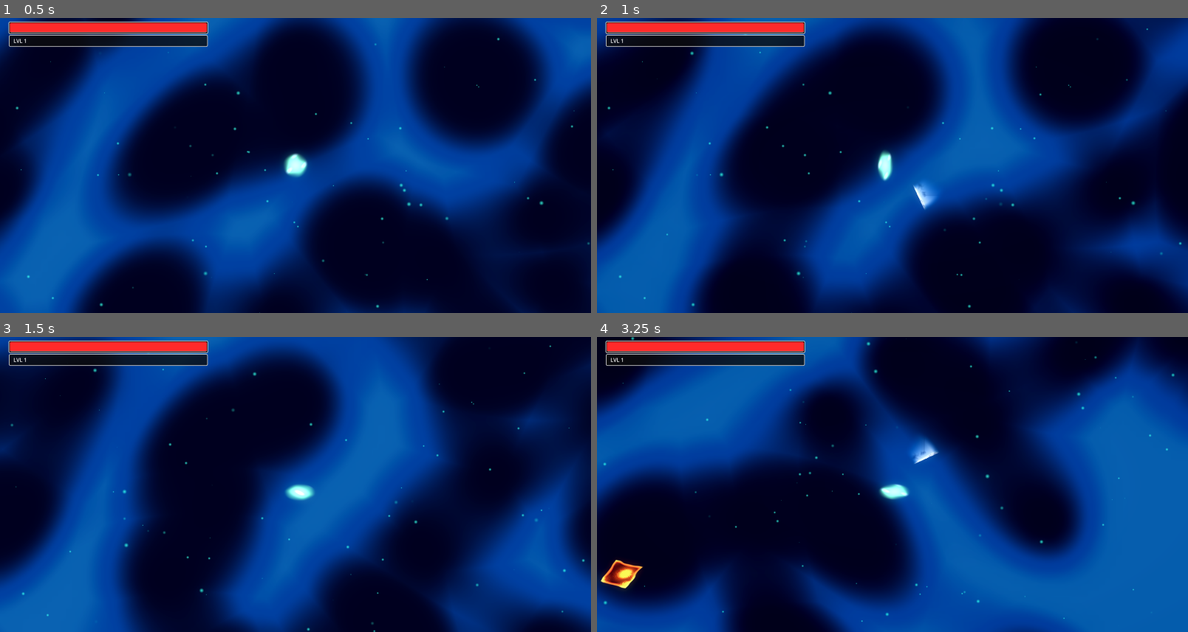
Above: before the commit, frames 1-4 (two rows, left to right).
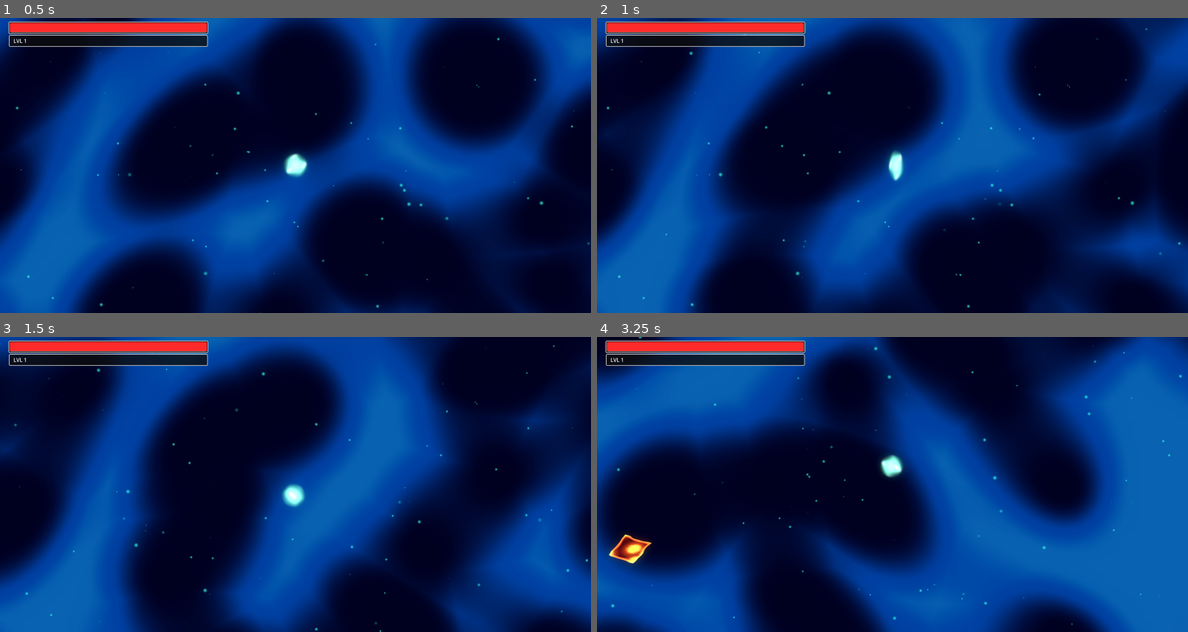
Above: after the commit, the same moments.

Repository: vinids86/aliensurvivors
Game: Godot game, scene res://scenes/game_manager.tscn
The game is run twice, just before and just after one commit, with the same random seed, the same clock (stepped at 60 frames per second) and the same inputs. The engine's default icon, where the game draws it, is replaced by a stand-in: a white triangle on a blue panel in a dark square. Sound files missing from this copy of the repository are replaced by a short silence.
Inputs (mouse positions are in pixels of both pictures, inside the frame that each line leads up to):
- Up to frame 1 (0.5 s): no input
- Up to frame 2 (1 s): tap Enter (ui_accept) at 0.5, 0.77 s; move the mouse to (1022, 150) at 0.52 s; hold Right (ui_right) from 0.53 s (still down); click (1022, 150) at 0.67 s
- Up to frame 3 (1.5 s): move the mouse to (177, 499) at 1.27 s; release Right (ui_right) at 1.28 s; hold Down (ui_down) from 1.28 s (still down); click (177, 499) at 1.42 s
- Up to frame 4 (3.25 s): tap Enter (ui_accept) at 1.52, 3.02 s; move the mouse to (951, 419) at 2.02 s; release Down (ui_down) at 2.03 s; hold Right (ui_right) 2.03-2.78 s; click (951, 419) at 2.17 s; move the mouse to (862, 543) at 2.77 s; hold Up (ui_up) from 2.78 s (still down); click (862, 543) at 2.92 s

Frame 1 is identical in both runs. In frame 2, 0.8% of the frame differs, in the area x 1-99%, y 3-100%; in frame 3, 0.6%; in frame 4, 50%, in the area x 0-100%, y 0-100%.

Commit message:
weapon manager

Diff:
--- a/scenes/player.tscn
+++ b/scenes/player.tscn
@@ -11,6 +11,7 @@
 [ext_resource type="Script" uid="uid://xwe7slciw4dk" path="res://scripts/health_component.gd" id="9_ur7pv"]
 [ext_resource type="Script" uid="uid://b8fqfu2bbgmi6" path="res://scripts/experience_component.gd" id="10_y4r1p"]
 [ext_resource type="Script" uid="uid://8bly4o2y656c" path="res://scripts/movement_controller.gd" id="11_d2wvv"]
+[ext_resource type="Script" uid="uid://shosuodasynd" path="res://scripts/weapon_manager.gd" id="12_3v2ag"]
 
 [sub_resource type="Resource" id="Resource_dqkch"]
 script = ExtResource("2_qhqgy")
@@ -35,9 +36,6 @@
 collision_mask = 10
 script = ExtResource("1_g2els")
 stats = SubResource("Resource_dqkch")
-basic_attack_card = ExtResource("3_smehm")
-special_attack_card = ExtResource("3_qhqgy")
-current_attack_behavior = ExtResource("3_qhqgy")
 magnet_area_shape = NodePath("MagnetArea/CollisionShape2D")
 sprite_ref = NodePath("Visuals/Sprite2D")
 body_shader = ExtResource("4_dqkch")
@@ -79,4 +77,12 @@
 body = NodePath("..")
 stats = ExtResource("2_qhqgy")
 
+[node name="WeaponManager" type="Node" parent="." node_paths=PackedStringArray("body")]
+unique_name_in_owner = true
+script = ExtResource("12_3v2ag")
+body = NodePath("..")
+stats = ExtResource("2_qhqgy")
+basic_attack_card = ExtResource("3_smehm")
+special_attack_card = ExtResource("3_qhqgy")
+
 [connection signal="area_entered" from="MagnetArea" to="." method="_on_magnet_area_entered"]
--- a/scripts/player_controller.gd
+++ b/scripts/player_controller.gd
@@ -1,11 +1,12 @@
 class_name PlayerController extends CharacterBody2D
 
 ## Controlador principal da entidade Jogador.
-## Refatorado: Física extraída para MovementController. Fix timing do recuo no ataque.
+## Refatorado: Ataque movido para WeaponManager. Física no MovementController.
 
 # --- SINAIS ---
+# Restaurado para compatibilidade com os AttackCards (Melee/Projectile)
 signal on_attack_triggered(context_data: Dictionary)
-# Mantidos para compatibilidade
+
 signal on_hit_received(source: Node, damage: float)
 signal on_level_up(current_level: int)
 signal on_xp_collected(amount: float)
@@ -16,29 +17,23 @@
 @onready var health_component: HealthComponent = %HealthComponent
 @onready var experience_component: ExperienceComponent = %ExperienceComponent
 @onready var movement_controller: MovementController = %MovementController
+@onready var weapon_manager: WeaponManager = %WeaponManager
 
 @export var stats: StatsConfig
-
-@export_group("Combat Arsenal")
-@export var basic_attack_card: AttackBehaviorCard
-@export var special_attack_card: AttackBehaviorCard
-@export var current_attack_behavior: AttackBehaviorCard # Legacy
 
 # --- CONFIGURAÇÃO FÍSICA ---
 @export_group("Physics Params")
-@export var self_knockback_force: float = 500.0 # Usado no recoil do ataque
+@export var self_knockback_force: float = 500.0
 @export var self_knockback_duration: float = 0.15
 @export var magnet_area_shape: CollisionShape2D
 
-# --- AUDIO E VISUAL ---
+# --- VISUAL E AUDIO ---
 @export_group("Visuals")
 @export var sprite_ref: Sprite2D
 @export var body_shader: Shader
 @export var color_head: Color = Color("4fffa0")
 @export var color_damage: Color = Color("ff2a2a")
 @export var color_dash: Color = Color(0.2, 1.0, 1.0)
-
-@export_group("Audio")
 @export var audio_player: AudioStreamPlayer2D
 @export var sfx_hurt: AudioStream
 @export var sfx_dash: AudioStream
@@ -46,12 +41,6 @@
 # --- ESTADO INTERNO ---
 enum State { NORMAL, ATTACKING, KNOCKED_BACK, DASHING }
 var _state: State = State.NORMAL
-
-# Cooldowns de Ataque (Dash foi movido)
-var _attack_timers = {
-	"basic": 0.0,
-	"special": 0.0
-}
 
 # Controle Visual
 var _visual_rotation: float = 0.0
@@ -60,7 +49,6 @@
 var _shader_material: ShaderMaterial
 var _tween_body: Tween
 var _shader_time_accum: float = 0.0
-var _current_agitation: float = 1.0
 
 # Getters de Compatibilidade
 var _current_health: float:
@@ -77,7 +65,7 @@
 # ==============================================================================
 
 func _ready() -> void:
-	if not movement_controller: push_error("Player: %MovementController não encontrado!")
+	if not weapon_manager: push_error("Player: %WeaponManager não encontrado!")
 
 	_initialize_components()
 	_initialize_visuals()
@@ -85,9 +73,7 @@
 
 func _physics_process(delta: float) -> void:
 	_time_alive += delta
-	_process_attack_timers(delta)
-
-	_sync_state_with_physics()
+	_sync_state_with_components()
 
 	match _state:
 		State.NORMAL:       _state_logic_normal(delta)
@@ -102,14 +88,15 @@
 # STATE MANAGEMENT
 # ==============================================================================
 
-func _sync_state_with_physics() -> void:
-	# O MovementController é a autoridade sobre estados físicos
+func _sync_state_with_components() -> void:
+	# Prioridade de Estados: Knockback > Dash > Attack > Normal
 	if movement_controller.is_knocked_back:
 		_state = State.KNOCKED_BACK
 	elif movement_controller.is_dashing:
 		_state = State.DASHING
-	elif _state == State.KNOCKED_BACK or _state == State.DASHING:
-		# Se o componente diz que acabou e não estamos atacando, volta ao normal
+	elif weapon_manager.is_busy:
+		_state = State.ATTACKING
+	else:
 		_state = State.NORMAL
 
 func _state_logic_normal(_delta: float) -> void:
@@ -117,17 +104,20 @@
 	movement_controller.move_with_input(input_dir)
 
 	if _check_dash_input(input_dir): return
-	if _check_combat_input(): return
+	_check_combat_input()
 
 func _state_logic_attacking(_delta: float) -> void:
-	# Permite cancelar windup com Dash
+	# Permite cancelar ataque com Dash
 	var input_dir = Input.get_vector("ui_left", "ui_right", "ui_up", "ui_down")
-	if _check_dash_input(input_dir): return
-
+	if _check_dash_input(input_dir):
+		weapon_manager.cancel_attack()
+		return
+
+	# Durante ataque, o personagem para (exceto se empurrado pelo recuo)
 	movement_controller.stop_movement()
 
 # ==============================================================================
-# ACTIONS
+# ACTIONS (Delegation)
 # ==============================================================================
 
 func _check_dash_input(input_dir: Vector2) -> bool:
@@ -139,69 +129,105 @@
 			return true
 	return false
 
-func _check_combat_input() -> bool:
-	if _attack_timers.basic <= 0:
-		if Input.is_action_pressed("attack_basic") or Input.is_mouse_button_pressed(MOUSE_BUTTON_LEFT):
-			var card = basic_attack_card if basic_attack_card else current_attack_behavior
-			if card:
-				_start_attack_sequence(card, "basic")
-				return true
-
-	if _attack_timers.special <= 0:
-		if Input.is_action_pressed("attack_special") or Input.is_mouse_button_pressed(MOUSE_BUTTON_RIGHT):
-			if special_attack_card:
-				_start_attack_sequence(special_attack_card, "special")
-				return true
-	return false
-
-func _start_attack_sequence(card: AttackBehaviorCard, timer_key: String) -> void:
-	# 1. Garante rotação correta ANTES de começar (trava a mira no input atual)
-	_update_rotation_to_input()
-	_state = State.ATTACKING
-
-	# Calcula direção baseada na rotação travada
-	var attack_dir = Vector2.RIGHT.rotated(_visual_rotation)
-
-	var cd = stats.get_stat("cooldown", 1.0)
-	if card.base_cooldown_override > 0: cd = card.base_cooldown_override
-	_attack_timers[timer_key] = cd
-
-	# 2. Windup (Preparação Visual) - O Recuo NÃO deve acontecer aqui ainda
-	var t_prep = max(cd * 0.35, 0.05)
-	_visual_tween_scale(Vector2(0.4, 0.8), t_prep)
-
-	# Espera a preparação
-	await get_tree().create_timer(t_prep).timeout
-
-	# Verifica se foi cancelado (por Dash, Stun ou Morte) durante a espera
-	if _state != State.ATTACKING: return
-
-	# 3. Execução (Tiro + Recuo Simultâneos)
-	# Aplica Recoil agora (Empurra para trás)
-	movement_controller.apply_knockback(-attack_dir * self_knockback_force, self_knockback_duration)
-
-	card.execute(self, attack_dir)
+func _check_combat_input() -> void:
+	var type = ""
+	if Input.is_action_pressed("attack_basic") or Input.is_mouse_button_pressed(MOUSE_BUTTON_LEFT):
+		type = "basic"
+	elif Input.is_action_pressed("attack_special") or Input.is_mouse_button_pressed(MOUSE_BUTTON_RIGHT):
+		type = "special"
+
+	if type != "":
+		# Atualiza rotação antes de tentar atacar para mirar corretamente
+		_update_rotation_to_input()
+		var aim_dir = Vector2.RIGHT.rotated(_visual_rotation)
+		weapon_manager.attempt_attack(type, aim_dir)
+
+# ==============================================================================
+# COMPONENT HANDLERS (Signals)
+# ==============================================================================
+
+func _on_weapon_windup(duration: float) -> void:
+	# Efeito visual de "carregar" o ataque (Squash)
+	_visual_tween_scale(Vector2(0.4, 0.8), duration)
+
+func _on_weapon_executed(recoil_dir: Vector2) -> void:
+	# 1. Aplica Knockback físico
+	movement_controller.apply_knockback(recoil_dir * self_knockback_force, self_knockback_duration)
+
+	# 2. Efeitos Visuais (Stretch + Flash)
 	_visual_flash(Color.WHITE, 0.05)
-
-	# Animação de recuperação
-	await get_tree().create_timer(0.2).timeout
-
-	# Volta ao normal se o recuo já tiver acabado e o player não tiver feito outra ação
-	if _state == State.ATTACKING:
-		_state = State.NORMAL
-
-# ==============================================================================
-# VISUALS & UTILS
+	_visual_tween_scale(Vector2(1.2, 0.4), 0.1) # Stretch rápido
+
+	# 3. Retorna escala ao normal após um breve momento
+	await get_tree().create_timer(0.1).timeout
+	if _state != State.DASHING:
+		_visual_tween_scale(Vector2(0.6, 0.6), 0.2)
+
+# ==============================================================================
+# SETUP & INITIALIZATION
+# ==============================================================================
+
+func _initialize_components() -> void:
+	if not stats: stats = StatsConfig.new()
+
+	# Configura conexões do WeaponManager
+	if weapon_manager:
+		if not weapon_manager.on_attack_windup.is_connected(_on_weapon_windup):
+			weapon_manager.on_attack_windup.connect(_on_weapon_windup)
+		if not weapon_manager.on_attack_executed.is_connected(_on_weapon_executed):
+			weapon_manager.on_attack_executed.connect(_on_weapon_executed)
+
+		# Transferir referências antigas para o componente se necessário
+		# (Isso assume que você vai configurar no Inspector do WeaponManager,
+		# mas deixo aqui caso queira migrar via código)
+
+	# Configura HealthComponent
+	if health_component:
+		if not health_component.on_damage_taken.is_connected(_on_health_dmg):
+			health_component.on_damage_taken.connect(_on_health_dmg)
+		if not health_component.on_death.is_connected(func(): on_death.emit()):
+			health_component.on_death.connect(func(): on_death.emit())
+		health_component.initialize(stats.get_stat("max_health", 100.0))
+
+	# XP Component
+	if experience_component:
+		if not experience_component.on_xp_collected.is_connected(func(a): on_xp_collected.emit(a)):
+			experience_component.on_xp_collected.connect(func(a): on_xp_collected.emit(a))
+		if not experience_component.on_level_up.is_connected(_on_lvl_up):
+			experience_component.on_level_up.connect(_on_lvl_up)
+
+# ==============================================================================
+# PROXIES & UTILS
+# ==============================================================================
+
+func take_damage(amount: float, source: Node2D = null, force: float = 0.0) -> void:
+	if movement_controller.is_dashing and movement_controller.dash_invulnerability: return
+	if source and force > 0:
+		var dir = (global_position - source.global_position).normalized()
+		movement_controller.apply_knockback(dir * force, 0.2)
+	if health_component: health_component.take_damage(amount, source)
+
+func add_xp(amount: float) -> void:
+	if experience_component: experience_component.add_xp(amount)
+
+func _on_health_dmg(amount: float, source: Node) -> void:
+	_visual_flash(color_damage, 0.2)
+	_play_sfx(sfx_hurt)
+	on_hit_received.emit(source, amount)
+
+func _on_lvl_up(lvl: int) -> void:
+	on_level_up.emit(lvl)
+	if health_component: health_component.heal_percent(0.2)
+
+# ==============================================================================
+# VISUALS
 # ==============================================================================
 
 func _process_visual_rotation(delta: float) -> void:
-	# Não rotacionar se estiver sofrendo knockback ou atacando (trava mira)
-	if _state == State.KNOCKED_BACK or _state == State.ATTACKING:
-		return
-
+	# Trava rotação se estiver atacando ou em knockback
+	if _state == State.ATTACKING or _state == State.KNOCKED_BACK: return
 	if velocity.length() > 0:
 		_visual_rotation = lerp_angle(_visual_rotation, velocity.angle(), 15 * delta)
-
 	if _visual_pivot: _visual_pivot.rotation = _visual_rotation
 
 func _update_rotation_to_input() -> void:
@@ -209,60 +235,6 @@
 	if input_dir != Vector2.ZERO:
 		_visual_rotation = input_dir.angle()
 	if _visual_pivot: _visual_pivot.rotation = _visual_rotation
-
-# ... Resto do código (take_damage, setup, efeitos) mantido inalterado ...
-
-func take_damage(amount: float, source_node: Node2D = null, knockback_force: float = 0.0) -> void:
-	if movement_controller.is_dashing and movement_controller.dash_invulnerability: return
-
-	if source_node and knockback_force > 0:
-		var knock_dir = (global_position - source_node.global_position).normalized()
-		movement_controller.apply_knockback(knock_dir * knockback_force, 0.2)
-
-	if health_component:
-		health_component.take_damage(amount, source_node)
-
-func add_xp(amount: float) -> void:
-	if experience_component: experience_component.add_xp(amount)
-
-func _initialize_components() -> void:
-	if not stats: stats = StatsConfig.new()
-	if health_component:
-		health_component.on_damage_taken.connect(func(amt, src):
-			_visual_flash(color_damage, 0.2)
-			_play_sfx(sfx_hurt)
-			on_hit_received.emit(src, amt)
-		)
-		health_component.on_death.connect(func(): on_death.emit())
-		health_component.initialize(stats.get_stat("max_health", 100.0))
-	if experience_component:
-		experience_component.on_xp_collected.connect(func(amt): on_xp_collected.emit(amt))
-		experience_component.on_level_up.connect(func(lvl):
-			on_level_up.emit(lvl)
-			if health_component: health_component.heal_percent(0.2)
-		)
-	if not basic_attack_card and current_attack_behavior:
-		basic_attack_card = current_attack_behavior
-
-func _process_attack_timers(delta: float) -> void:
-	for k in _attack_timers:
-		if _attack_timers[k] > 0: _attack_timers[k] -= delta
-
-func _play_sfx(stream: AudioStream) -> void:
-	if audio_player and stream:
-		audio_player.pitch_scale = randf_range(0.95, 1.05)
-		audio_player.stream = stream
-		audio_player.play()
-
-func _initialize_visuals() -> void:
-	if not sprite_ref: return
-	_visual_pivot = sprite_ref.get_parent()
-	if sprite_ref.material: _shader_material = sprite_ref.material.duplicate()
-	elif body_shader:
-		_shader_material = ShaderMaterial.new(); _shader_material.shader = body_shader
-	if _shader_material:
-		_shader_material.set_shader_parameter("base_color", color_head)
-		sprite_ref.material = _shader_material
 
 func _update_visual_effects(delta: float) -> void:
 	if sprite_ref and (_state == State.NORMAL):
@@ -274,8 +246,19 @@
 				target += Vector2(1,1) * sin(_time_alive * 2.0) * 0.03
 			sprite_ref.scale = sprite_ref.scale.lerp(target, 10.0 * delta)
 	if _shader_material:
-		_shader_time_accum += delta * (2.0 if _state == State.ATTACKING else 1.0)
+		var spd = 2.0 if _state == State.ATTACKING else 1.0
+		_shader_time_accum += delta * spd
 		_shader_material.set_shader_parameter("custom_time", _shader_time_accum)
+
+func _initialize_visuals() -> void:
+	if not sprite_ref: return
+	_visual_pivot = sprite_ref.get_parent()
+	if sprite_ref.material: _shader_material = sprite_ref.material.duplicate()
+	elif body_shader:
+		_shader_material = ShaderMaterial.new(); _shader_material.shader = body_shader
+	if _shader_material:
+		_shader_material.set_shader_parameter("base_color", color_head)
+		sprite_ref.material = _shader_material
 
 func _visual_tween_scale(target: Vector2, duration: float) -> void:
 	if not sprite_ref: return
@@ -291,14 +274,16 @@
 	tw.tween_callback(func():
 		if _shader_material: _shader_material.set_shader_parameter("base_color", color_dash if _state == State.DASHING else color_head)
 	)
-
 func _visual_dash_start() -> void:
 	_visual_tween_scale(Vector2(1.1, 0.4), 0.15)
 	if _shader_material: _shader_material.set_shader_parameter("base_color", color_dash)
-
+func _play_sfx(stream: AudioStream) -> void:
+	if audio_player and stream:
+		audio_player.pitch_scale = randf_range(0.95, 1.05)
+		audio_player.stream = stream
+		audio_player.play()
 func _update_magnet_radius() -> void:
 	if magnet_area_shape and magnet_area_shape.shape is CircleShape2D:
 		magnet_area_shape.shape.radius = stats.get_stat("pickup_range", 100.0)
-
 func _on_magnet_area_entered(area: Area2D) -> void:
 	if area.has_method("attract"): area.attract(self)
--- /dev/null
+++ b/scripts/weapon_manager.gd
@@ -0,0 +1,77 @@
+class_name WeaponManager extends Node
+
+## Gerencia ataques, cooldowns e a sequência de disparo.
+## Deve ser filho de um PlayerController.
+
+# Sinais para o Player reagir visualmente/fisicamente
+signal on_attack_windup(duration: float)     # Início da animação (Squash)
+signal on_attack_executed(recoil_vector: Vector2) # Momento do tiro (Recuo)
+signal on_attack_finished                    # Fim da sequência
+
+@export var body: CharacterBody2D
+@export var stats: StatsConfig
+
+@export_group("Arsenal")
+@export var basic_attack_card: AttackBehaviorCard
+@export var special_attack_card: AttackBehaviorCard
+
+# Estado interno
+var _timers = { "basic": 0.0, "special": 0.0 }
+var is_busy: bool = false # Se está no meio de uma sequência de ataque
+
+func _ready() -> void:
+	if not body and get_parent() is CharacterBody2D:
+		body = get_parent()
+
+func _physics_process(delta: float) -> void:
+	# Atualiza cooldowns
+	for k in _timers:
+		if _timers[k] > 0: _timers[k] -= delta
+
+# Tenta iniciar uma sequência de ataque
+func attempt_attack(type: String, aim_direction: Vector2) -> bool:
+	if is_busy: return false # Não ataca se já estiver atacando
+	if _timers.has(type) and _timers[type] > 0: return false
+
+	var card = basic_attack_card if type == "basic" else special_attack_card
+	if not card: return false
+
+	_start_sequence(card, type, aim_direction)
+	return true
+
+# Corrotina da sequência de ataque
+func _start_sequence(card: AttackBehaviorCard, type: String, dir: Vector2) -> void:
+	is_busy = true
+
+	# 1. Calcular tempos
+	var base_cd = stats.get_stat("cooldown", 1.0) if stats else 1.0
+	if card.base_cooldown_override > 0: base_cd = card.base_cooldown_override
+
+	_timers[type] = base_cd
+
+	var t_windup = max(base_cd * 0.35, 0.05)
+
+	# 2. Notificar Player para iniciar animação (Windup)
+	on_attack_windup.emit(t_windup)
+
+	# Espera o tempo de preparação
+	await get_tree().create_timer(t_windup).timeout
+
+	# Verifica se o ataque ainda é válido (ex: Player não morreu ou stunou)
+	if not is_instance_valid(body): return
+
+	# 3. Execução (Tiro + Recuo)
+	card.execute(body, dir)
+
+	# O recuo é sempre oposto ao tiro
+	on_attack_executed.emit(-dir)
+
+	# Pequeno delay pós-disparo antes de liberar para outra ação
+	await get_tree().create_timer(0.15).timeout
+
+	is_busy = false
+	on_attack_finished.emit()
+
+# Força cancelamento (ex: ao dar Dash)
+func cancel_attack() -> void:
+	is_busy = false
Not shown: 1 places in scenes/player.tscn that only renumber resources
Not shown, added: scripts/weapon_manager.gd.uid
